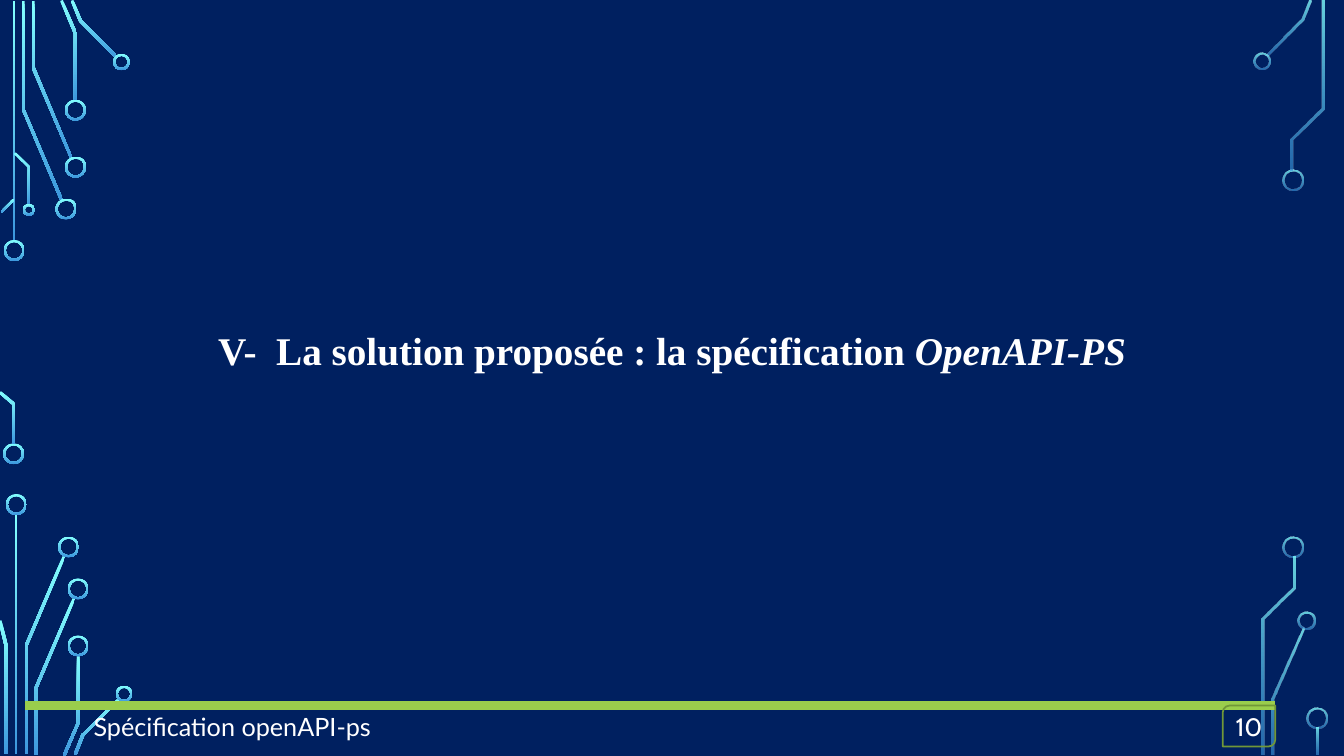
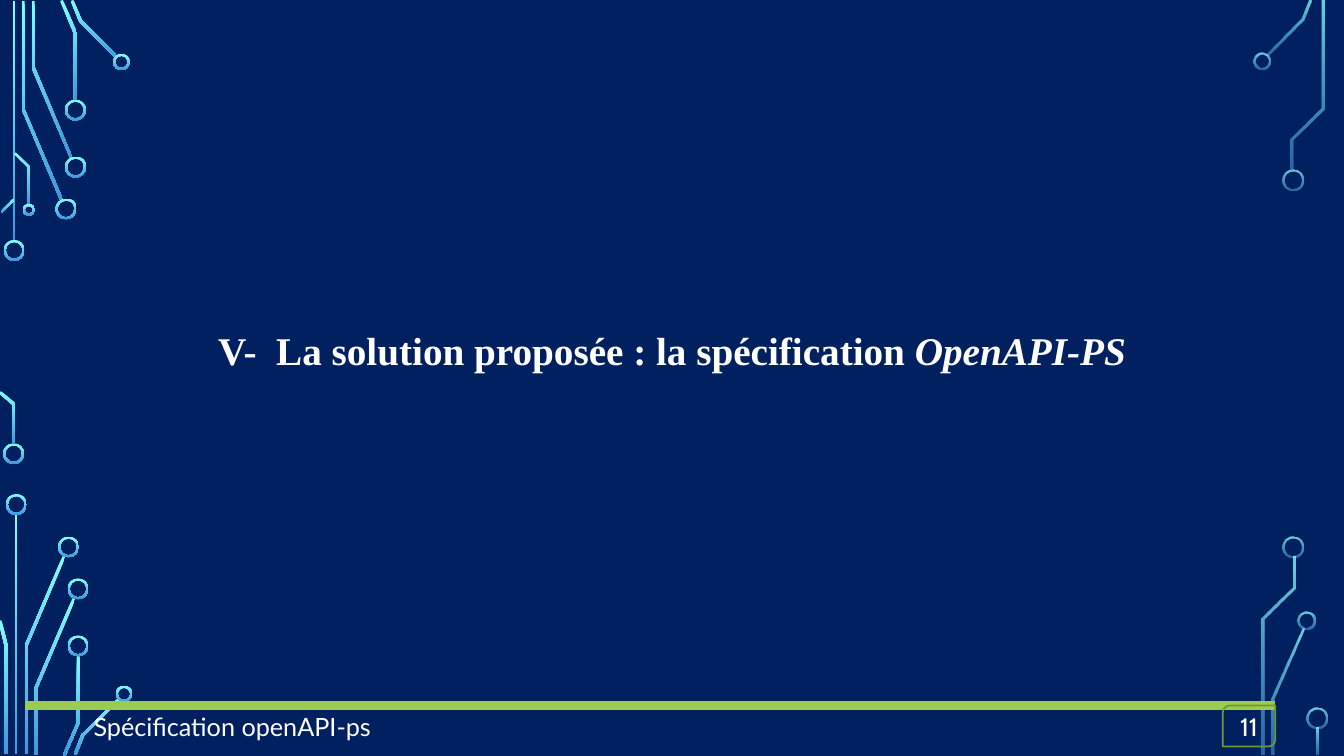
Before and after one commit to OA-Souleymane/MyGitHub-Files, a slide deck: slide 11 of Chapitres/mémoire/diapoMemoire.pptx (slide 10 before the commit). Drawn at 1344x756 pixels with LibreOffice and Linux fonts; fonts in the diff are those of the drawing; background and template pictures are left out. Boxes give left, top, right and bottom in pixels: in the first picture for what was removed or moved away, otherwise in the second. Text is boxed around its words. In the diff, an @@ line names an element or a change of style, - is before the commit and + after.

```diff
--- a/Chapitres/mémoire/diapoMemoire.pptx
+++ b/Chapitres/mémoire/diapoMemoire.pptx
@@ text in round diag rect at (1240, 718, 1258, 736): text changed @@
-10
+11
```
Also in this commit, not shown: 11 other slides changed, 2 slides added, 2 slides removed, 3 other files.
